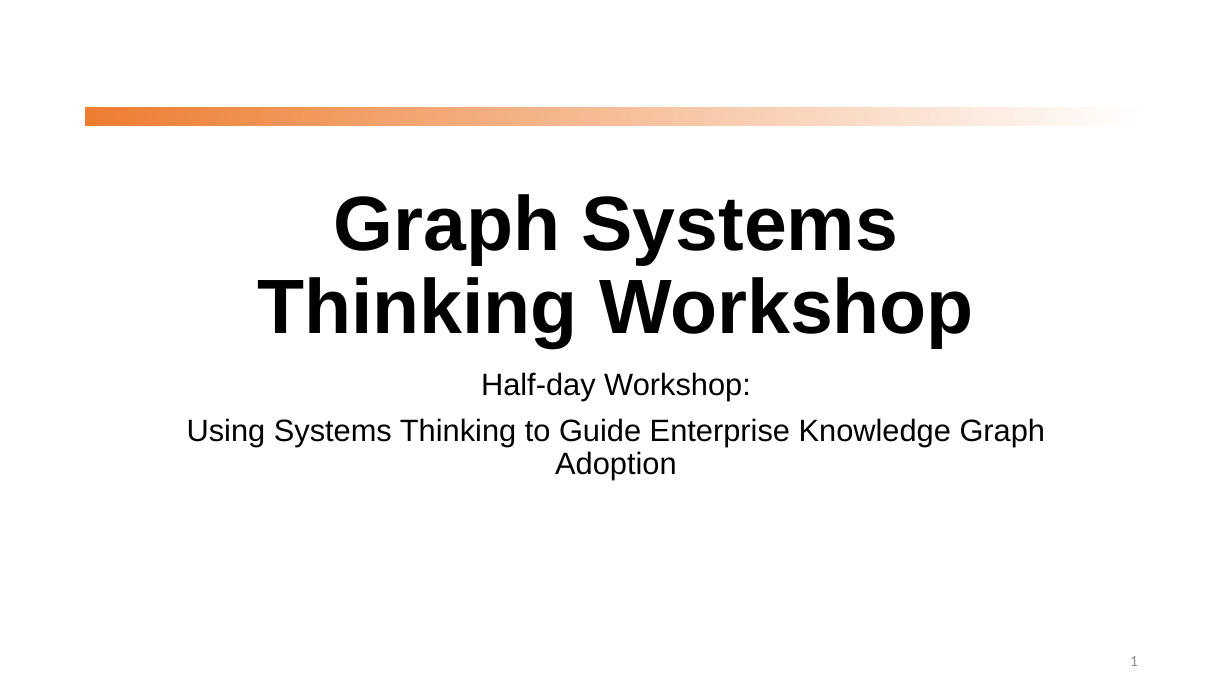
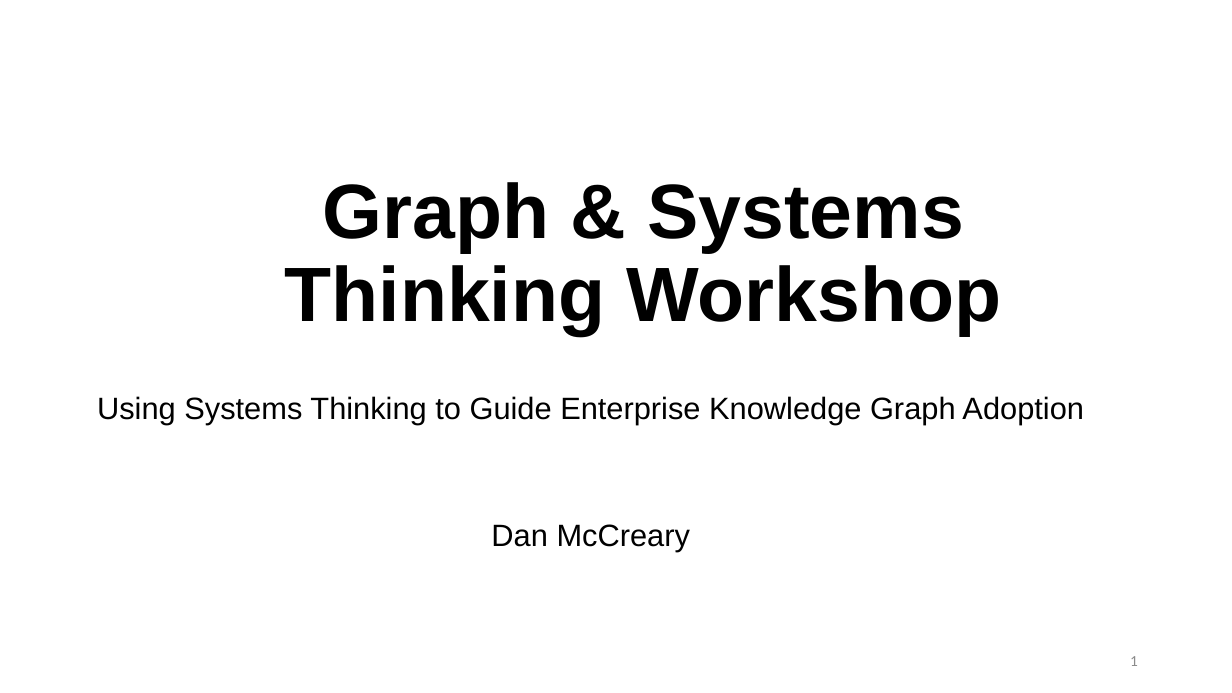
Before and after one commit to dmccreary/graph-systems-thinking, a slide deck: slide 1 of docs/presentations/Graph-Systems-Thinking-Half-Day-Workshop.pptx. Drawn at 1232x693 pixels with LibreOffice and Linux fonts; fonts in the diff are those of the drawing; background and template pictures are left out. Boxes give left, top, right and bottom in pixels: in the first picture for what was removed or moved away, otherwise in the second. Text is boxed around its words. In the diff, an @@ line names an element or a change of style, - is before the commit and + after.

```diff
--- a/docs/presentations/Graph-Systems-Thinking-Half-Day-Workshop.pptx
+++ b/docs/presentations/Graph-Systems-Thinking-Half-Day-Workshop.pptx
@@ rectangle removed at (85,107,1148,126) @@
@@ title at (285,182,1002,336): text changed @@
-Graph Systems Thinking Workshop
+Graph & Systems Thinking Workshop
@@ subtitle at (481,372,751,400): paragraph removed @@
-Half-day Workshop:
@@ subtitle "Using Systems Thinking to Guide ...": place and size @@
-subtitle "Using Systems Thinking to Guide ..." at (187,372,1046,480)
+subtitle "Using Systems Thinking to Guide ..." at (97,396,1084,552)
@@ subtitle at (97,396,1084,425): line spacing 0.9 to 0.8 @@
@@ subtitle at (491,524,691,552): paragraph added @@
+Dan McCreary
```
Also in this commit, not shown: 13 other slides changed, 6 slides added, 1 other file.
